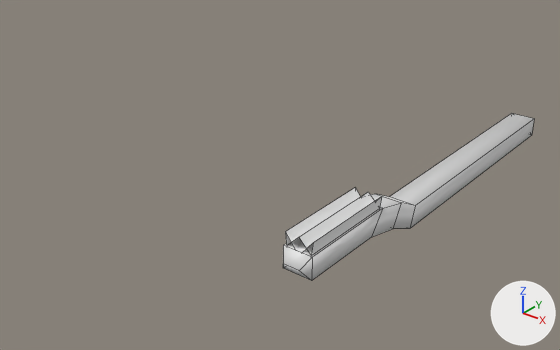
A saved change to the Blender file resources/meshes/items/toothbrush01.blend.
Rendered twice from a 50 mm lens placed at (0.442, -0.903, 0.509), pointed at (-0.189, -0.114, 0.02). The axes (+X, +Y, +Z) are drawn at lower right. The lights are the same throughout. Mesh edges are drawn as thin lines.

Objects in the first picture: 'toothbrush01'.
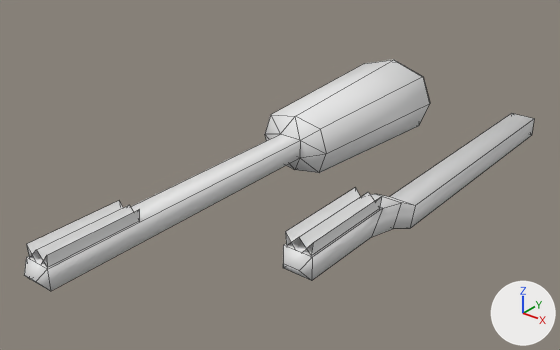
The newer file is also turned or shifted as a whole; pictures and numbers use the older file's frame.

Location of each change, (x1, y1, x2, y2) in pixels of the pictures (560 x 350 px):
'toothbrushElectric01', added: after (24, 60, 430, 291)

What changed in the scene script:
```text
Add me_toothbrushelectric01:
    me_toothbrushelectric01.from_pydata(...)  # 55 vertices, 50 faces; spans x -0.081..0.081, y -0.068..0.066, z -0.184..0.626
    me_toothbrushelectric01.polygons.foreach_set('use_smooth', [True] * 50)
Add ob_toothbrushelectric01:
    ob_toothbrushelectric01 = bpy.data.objects.new('toothbrushElectric01', me_toothbrushelectric01)
    ob_toothbrushelectric01.location = (-0.25, 0.1301, 0.015)
    ob_toothbrushelectric01.rotation_euler = (1.571, 0.0, 0.0)  # degrees (90, 0, 0)
```
